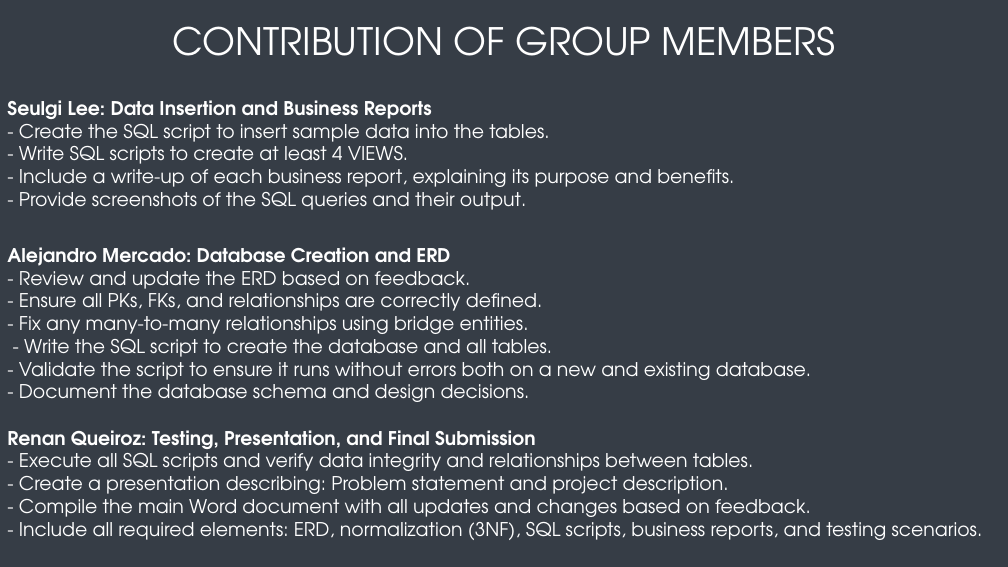
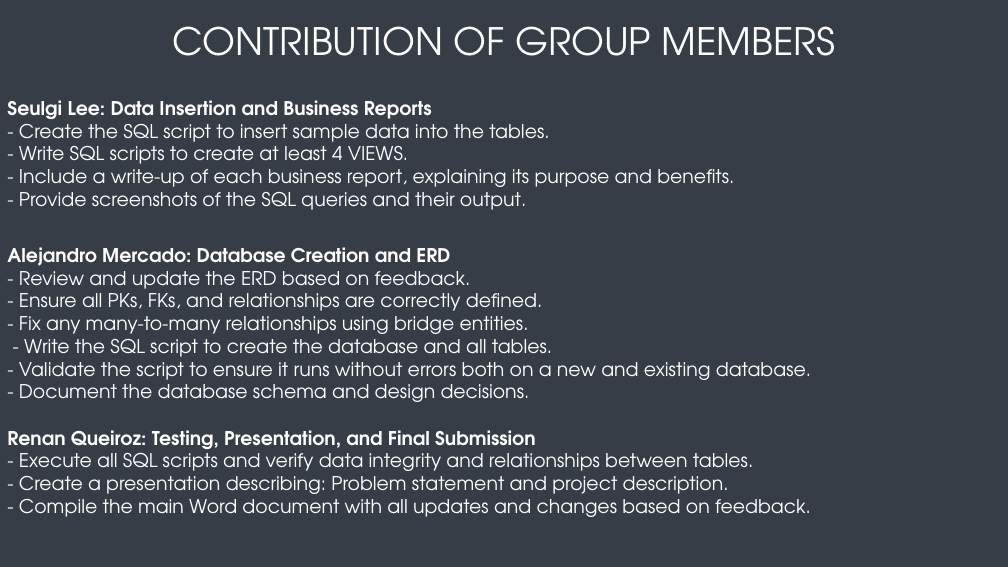
Before and after one commit to RenanAQ/TransferFiles, a slide deck: slide 3 of DBS-Final/DBS211_Presentation_Group4.pptx. Drawn at 1008x567 pixels with LibreOffice and Linux fonts; fonts in the diff are those of the drawing. Boxes give left, top, right and bottom in pixels: in the first picture for what was removed or moved away, otherwise in the second. Text is boxed around its words. In the diff, an @@ line names an element or a change of style, - is before the commit and + after.

Commit message:
dbs presentation

```diff
--- a/DBS-Final/DBS211_Presentation_Group4.pptx
+++ b/DBS-Final/DBS211_Presentation_Group4.pptx
@@ text at (x1=7, y1=430, x2=811, y2=517): text changed @@
-Renan Queiroz: Testing, Presentation, and Final Submission
-- Execute all SQL scripts and verify data integrity and relationships between tables.
-- Create a presentation describing: Problem statement and project description.
-- Compile the main Word document with all updates and changes based on feedback.
-- Include all required elements: ERD, normalization (3NF), SQL scripts, business reports, and testing scenarios.
+Renan Queiroz: Testing, Presentation, and Final Submission
+- Execute all SQL scripts and verify data integrity and relationships between tables.
+- Create a presentation describing: Problem statement and project description.
+- Compile the main Word document with all updates and changes based on feedback.
```
Also in this commit, not shown: 3 slides added.
